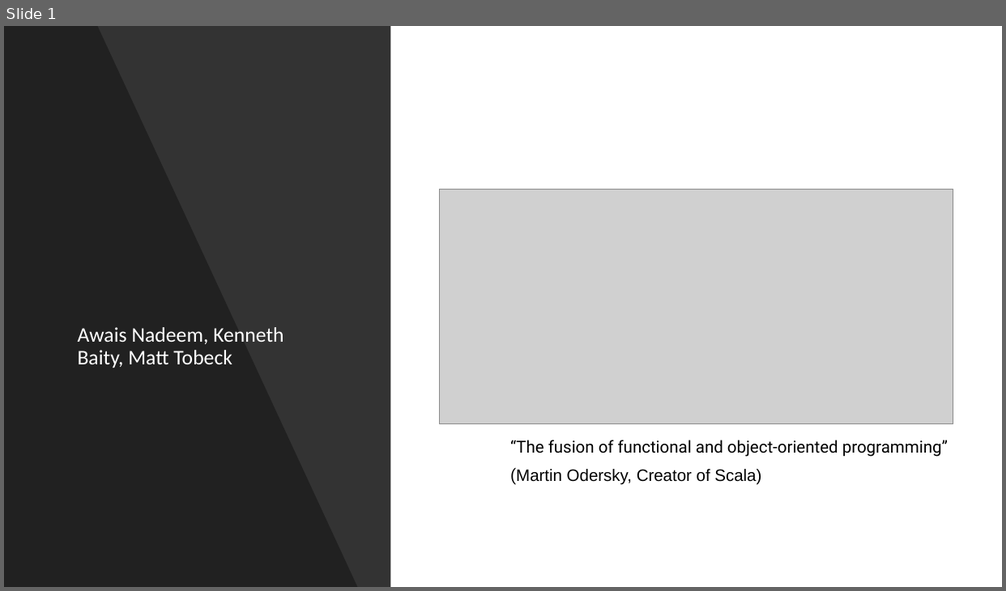
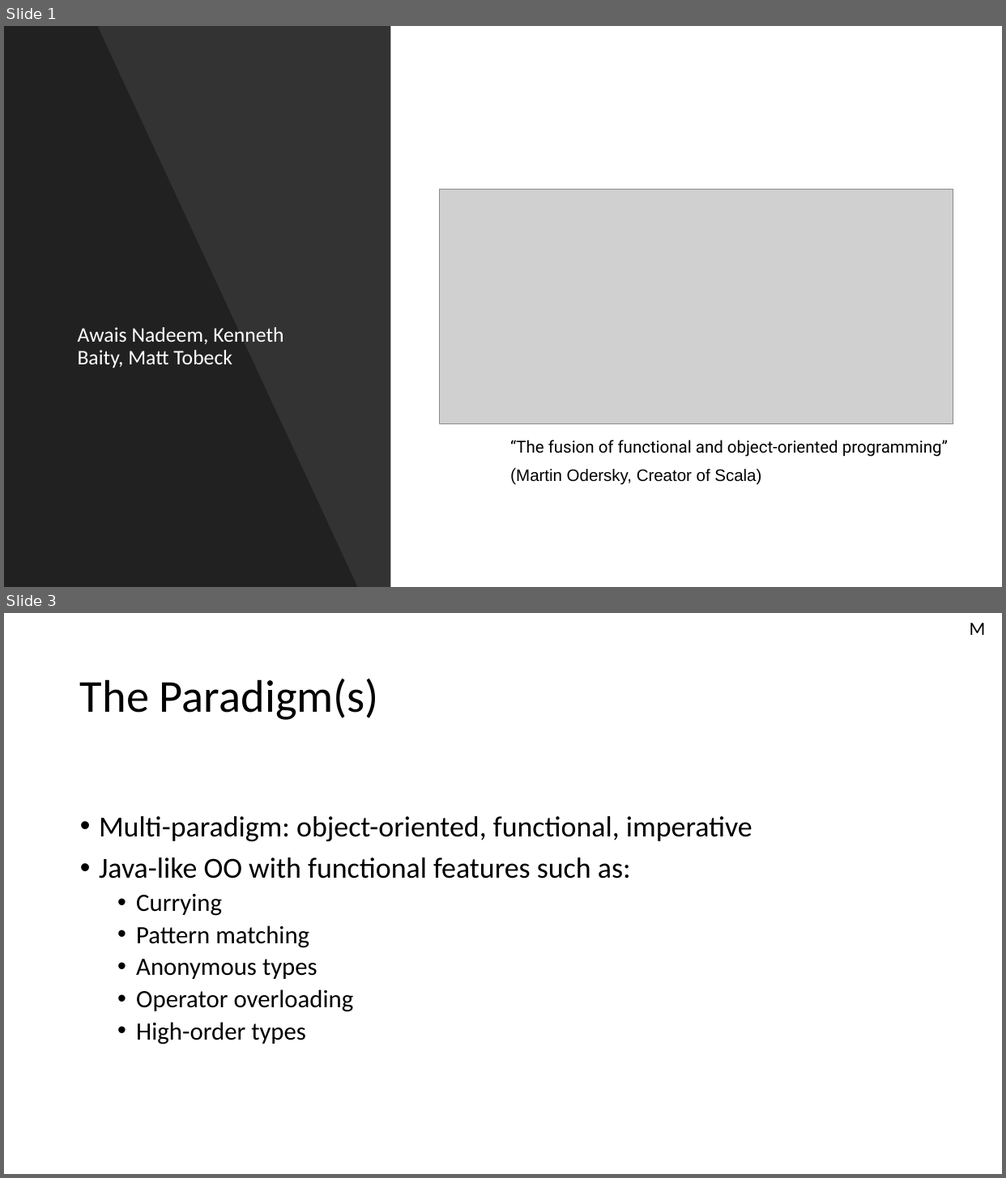
Before and after one commit to anadeem2/IT327ScalaProject, a slide deck: ScalaPresentation.pptx. Shown one above the other, each under a label of ours: slide 1 before the commit, slides 1 and 3 after it; the slides between them are not shown. The pictures are 1006x591 and 1006x1178 pixels, drawn with LibreOffice and Linux fonts; fonts in the diff are those of the drawing; grey boxes stand for pictures. Boxes give left, top, right and bottom in pixels: in the first picture for what was removed or moved away, otherwise in the second. Text is boxed around its words. In the diff, an @@ line names an element or a change of style, - is before the commit and + after.

```diff
--- a/ScalaPresentation.pptx
+++ b/ScalaPresentation.pptx
@@ slide 3 added at <box>4,613,1002,1174</box>, background #FFFFFF @@
@@ text added at <box>970,623,986,635</box>, 18 pt, text #000000 @@
+M
@@ title added at <box>80,679,379,720</box>, 44 pt, text #000000 @@
+The Paradigm(s)
@@ text added at <box>99,816,752,1045</box>, 28 pt, text #000000 @@
+• Multi-paradigm: object-oriented, functional, imperative
+• Java-like OO with functional features such as:
+  • Currying
+  • Pattern matching
+  • Anonymous types
+  • Operator overloading
+  • High-order types
```
Also in this commit, not shown: 3 slides changed, 11 other slides added, 6 slides removed, 28 other files.
